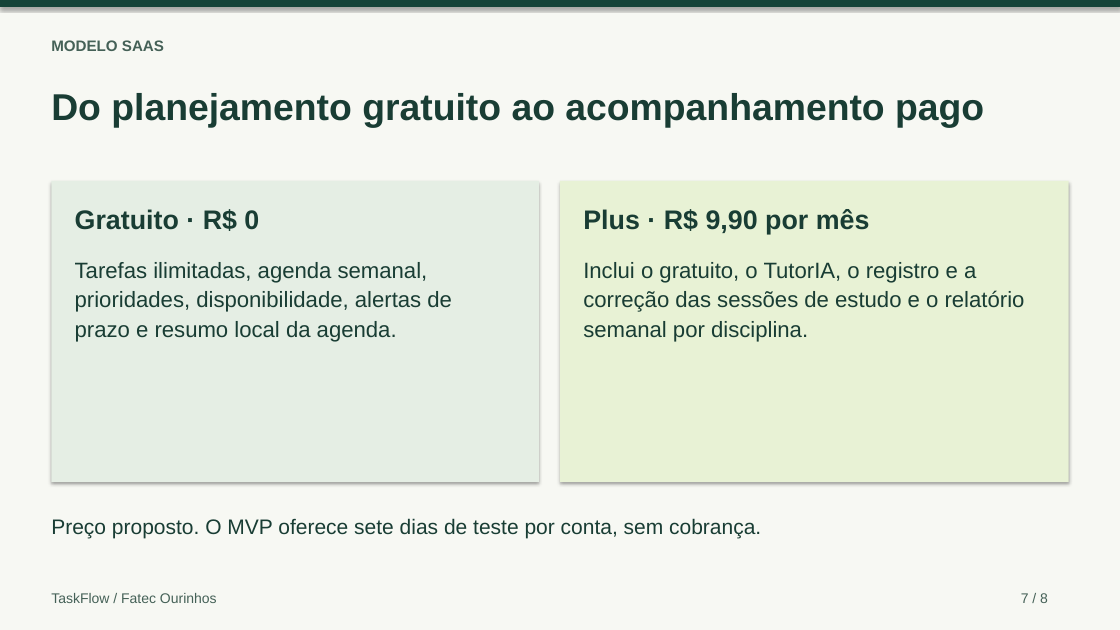
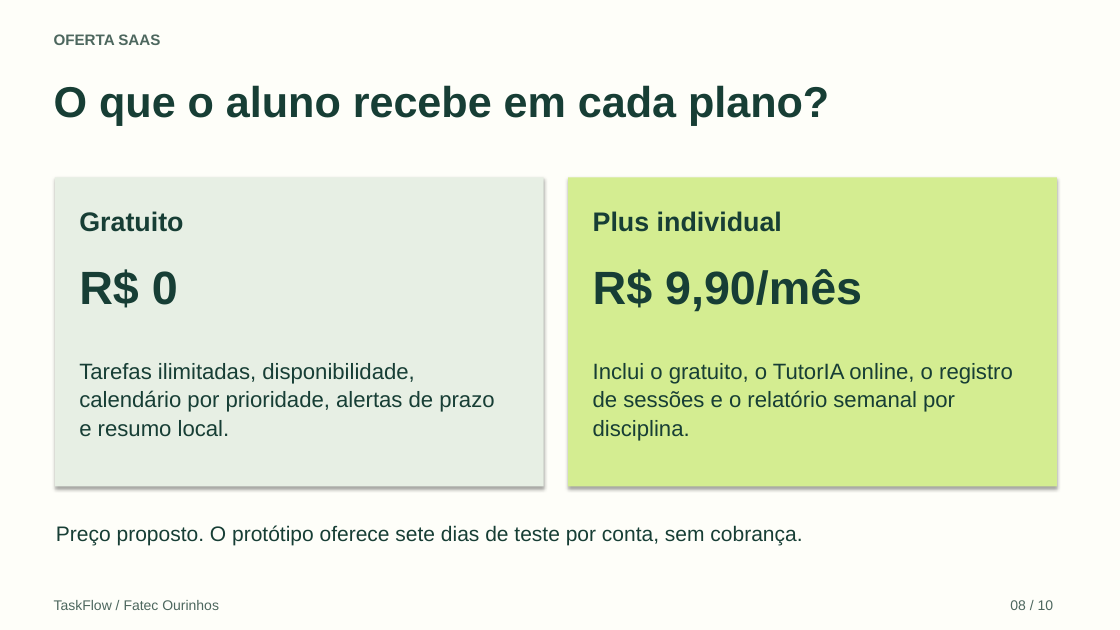
Before and after one commit to Guilherme2846/TaskFlow, a slide deck: slide 8 of docs/TaskFlow_Apresentacao.pptx (slide 7 before the commit). Drawn at 1120x630 pixels with LibreOffice and Linux fonts; fonts in the diff are those of the drawing. Boxes give left, top, right and bottom in pixels: in the first picture for what was removed or moved away, otherwise in the second. Text is boxed around its words. In the diff, an @@ line names an element or a change of style, - is before the commit and + after.

Commit message:
Apresenta o fluxo completo do TaskFlow, Naive Bayes local e TutorIA via OpenRouter

```diff
--- a/docs/TaskFlow_Apresentacao.pptx
+++ b/docs/TaskFlow_Apresentacao.pptx
@@ rectangle at box(0, 0, 1120, 630): fill #F7F8F3 to #FEFEF9 @@
@@ rectangle removed at box(0, 0, 1120, 7) @@
@@ text at box(54, 34, 160, 45): text changed; text colour #456157 to #4D675E @@
-MODELO SAAS
+OFERTA SAAS
@@ text added at box(54, 85, 829, 126), 37 pt, text #173E35, bold @@
+O que o aluno recebe em cada plano?
@@ text removed at box(51, 93, 984, 127) @@
-Do planejamento gratuito ao acompanhamento pago
@@ rectangle: place and size @@
-rectangle at box(51, 181, 539, 481)
+rectangle at box(55, 177, 544, 486)
@@ rectangle at box(55, 177, 544, 486): fill #E5EEE4 to #E7EFE4 @@
@@ rectangle: place and size @@
-rectangle at box(560, 181, 1070, 481)
+rectangle at box(568, 177, 1057, 486)
@@ rectangle at box(568, 177, 1057, 486): fill #E8F2D5 to #D4ED91 @@
@@ text added at box(79, 211, 183, 232), 23 pt, text #173E35, bold @@
+Gratuito
@@ text added at box(593, 211, 782, 232), 23 pt, text #173E35, bold @@
+Plus individual
@@ text at box(79, 269, 178, 308): text changed; size 23 to 40 pt; text colour #193D34 to #173E35 @@
-Gratuito · R$ 0
+R$ 0
@@ text at box(593, 269, 862, 312): text changed; size 23 to 40 pt; text colour #193D34 to #173E35 @@
-Plus · R$ 9,90 por mês
+R$ 9,90/mês
@@ text removed at box(75, 291, 452, 312) @@
-prioridades, disponibilidade, alertas de
@@ text at box(79, 363, 414, 384): text changed; text colour #193D34 to #173E35 @@
-Tarefas ilimitadas, agenda semanal,
+Tarefas ilimitadas, disponibilidade,
@@ text at box(593, 363, 1013, 384): text changed; text colour #193D34 to #173E35 @@
-Inclui o gratuito, o TutorIA, o registro e a
+Inclui o gratuito, o TutorIA online, o registro
@@ text added at box(79, 390, 494, 412), 19 pt, text #173E35 @@
+calendário por prioridade, alertas de prazo
@@ text at box(593, 390, 955, 412): text changed; text colour #193D34 to #173E35 @@
-correção das sessões de estudo e o relatório
+de sessões e o relatório semanal por
@@ text at box(79, 420, 230, 437): text changed; text colour #193D34 to #173E35 @@
-prazo e resumo local da agenda.
+e resumo local.
@@ text at box(593, 420, 690, 441): text changed; text colour #193D34 to #173E35 @@
-semanal por disciplina.
+disciplina.
@@ text at box(56, 525, 802, 545): text changed; text colour #193D34 to #173E35 @@
-Preço proposto. O MVP oferece sete dias de teste por conta, sem cobrança.
+Preço proposto. O protótipo oferece sete dias de teste por conta, sem cobrança.
@@ text "TaskFlow / Fatec Ourinhos": place and size @@
-text "TaskFlow / Fatec Ourinhos" at box(51, 593, 217, 603)
+text "TaskFlow / Fatec Ourinhos" at box(54, 600, 219, 610)
@@ text "TaskFlow / Fatec Ourinhos" at box(54, 600, 219, 610): text colour #456157 to #4D675E @@
@@ text removed at box(1021, 593, 1048, 603) @@
-7 / 8
@@ text added at box(1010, 600, 1054, 610), 12 pt, text #4D675E @@
+08 / 10
```
Also in this commit, not shown: 9 slides added, 7 slides removed, 1 other file.
